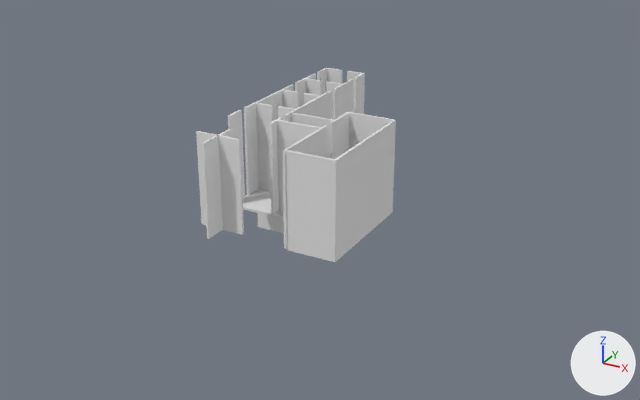
The Blender file Resources/Json/Inside.blend: old version first, new version second.
Rendered twice from a 50 mm lens placed at (95.3, -142.5, 77.4), pointed at (5.4, 20.9, -4.3). Every picture has the same lights, and +X, +Y and +Z are marked at lower right.

Script lines for the objects in view, before the commit:
```python
me_cube = bpy.data.meshes.new('Cube')
me_cube.from_pydata(...)  # a box spanning x -1.0..1.0, y -1.0..1.0, z -1.0..1.0
me_cube.materials.append(mat_material)  # white #e7e7e7
me_立方体_002 = bpy.data.meshes.new('立方体.002')
me_立方体_002.from_pydata(...)  # a box spanning x -1.0..1.0, y -1.0..1.0, z -1.0..1.0
me_立方体_004 = bpy.data.meshes.new('立方体.004')
me_立方体_004.from_pydata(...)  # a box spanning x -1.0..1.0, y -1.0..1.0, z -1.0..1.0
me_立方体_010 = bpy.data.meshes.new('立方体.010')
me_立方体_010.from_pydata(...)  # a box spanning x -1.0..1.0, y -1.0..1.0, z -1.0..1.0
me_立方体_011 = bpy.data.meshes.new('立方体.011')
me_立方体_011.from_pydata(...)  # a box spanning x -1.0..1.0, y -1.0..1.0, z -1.0..1.0
me_立方体_035 = bpy.data.meshes.new('立方体.035')
me_立方体_035.from_pydata(...)  # a box spanning x -1.0..1.0, y -1.0..1.0, z -1.0..1.0
ob_door = bpy.data.objects.new('door', me_立方体_004)
ob_door.location = (0.0, 0.0, 1.5)
ob_door.scale = (1.0, 1.25, 1.5)
ob_door.hide_set(True)  # its collection is switched off
ob_floor = bpy.data.objects.new('Floor', me_cube)
ob_floor.location = (0.0, 50.0, -10.0)
ob_floor.scale = (50.0, 50.0, 0.5)
ob_floor.hide_set(True)  # its collection is switched off
ob_wall_002 = bpy.data.objects.new('Wall.002', me_立方体_002)
ob_wall_002.location = (0.0, 0.0, 10.0)
ob_wall_002.scale = (50.0, 1.0, 10.0)
ob_wall_002.hide_set(True)  # its collection is switched off
ob_xdefault = bpy.data.objects.new('xDEFAULT', me_立方体_010)
ob_xdefault.location = (0.0, -10.0, 10.0)
ob_xdefault.scale = (0.25, 5.0, 10.0)
ob_xfront_004 = bpy.data.objects.new('xfront.004', me_立方体_035)
ob_xfront_004.location = (15.5, 11.1, 10.0)
ob_xfront_004.scale = (0.25, 3.94, 10.0)
ob_zdefault = bpy.data.objects.new('zDEFAULT', me_立方体_011)
ob_zdefault.location = (0.0, -10.0, 10.0)
ob_zdefault.scale = (5.0, 0.25, 10.0)
# also in view: 'zDEFAULT.006' at (20.8, -10.8, 10.0); 'xfront.005' at (26.0, 2.0, 10.0); 'xback.004' at (15.5, -3.0, 10.0); 'xback.001' at (5.0, 3.2, 10.0); 'floor' at (0.0, 6.2, -0.2)
```
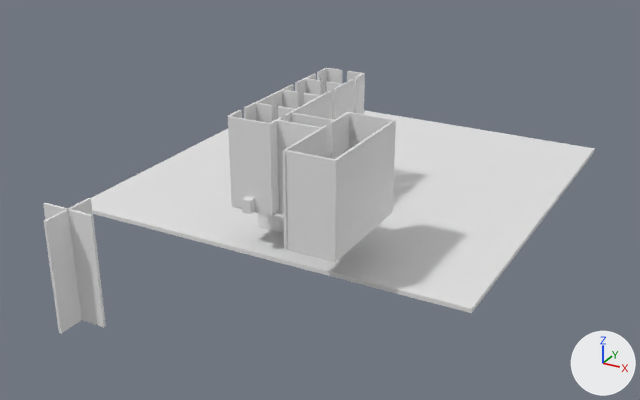
Boxes (x1, y1, x2, y2) around the edits, measured in the pictures (640 x 400 px):
'Floor', shown: after (91, 110, 595, 313)
'zDEFAULT', moved: before (196, 131, 244, 235); after (43, 203, 106, 327)
'xDEFAULT', moved: before (202, 128, 234, 239); after (44, 198, 93, 333)
'Wall.002', shown: after (228, 116, 273, 215)
'door', shown: after (242, 196, 255, 214)
'zleft', unchanged, covered by the edit: before (254, 102, 273, 192); after (254, 102, 273, 123)
'xfront.002', unchanged, covered by the edit: before (244, 103, 259, 195); after (244, 103, 256, 121)

What the commit changed:
Object 'Floor' (ob_floor) is now shown.
Object 'Wall.002' (ob_wall_002) is now shown.
Object 'Wall.002' (ob_wall_002) moves from (0.0, 0.0, 10.0) to (0.25, 0.75, 10.0).
Object 'Wall.002' (ob_wall_002) is rescaled from (50.0, 1.0, 10.0) to (5.0, 0.25, 10.0).
Object 'door' (ob_door) is now shown.
Object 'xDEFAULT' (ob_xdefault) moves from (0.0, -10.0, 10.0) to (-0.8, -50.0, 10.0).
Object 'zDEFAULT' (ob_zdefault) moves from (0.0, -10.0, 10.0) to (-0.8, -50.0, 10.0).
